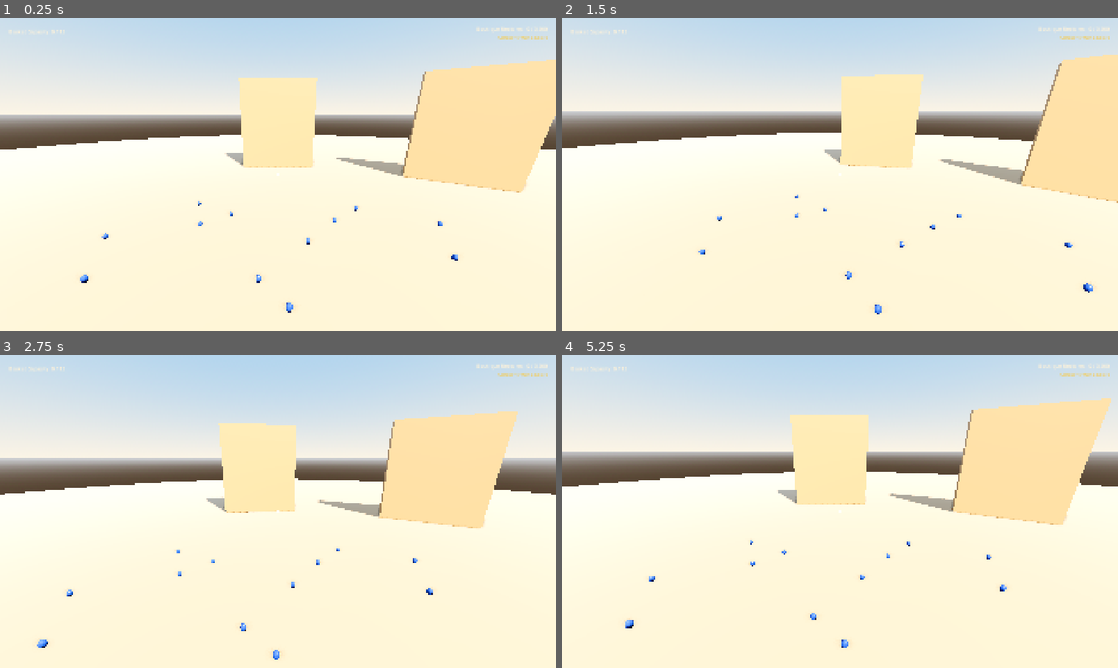
Above: before the commit, frames 1-4 (two rows, left to right).
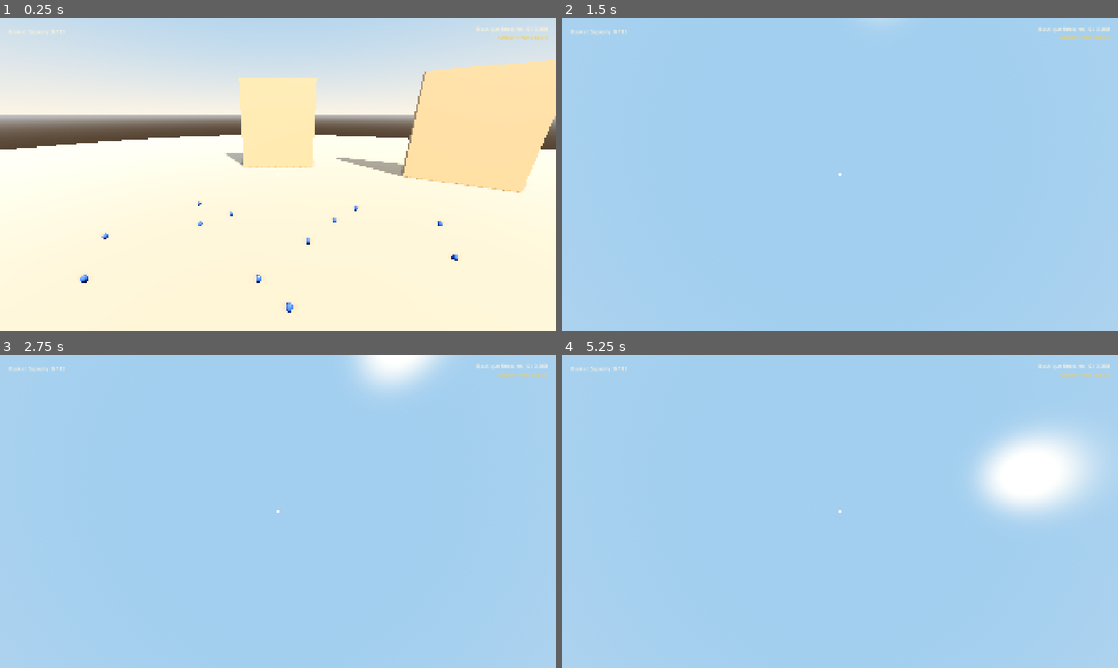
Above: after the commit, the same moments.

Repository: JS-Marinn/the-grand-eggsposition
Game: Godot game, scene res://scenes/main/game.tscn
Two runs of this game, one before a commit and one after it. Both use one fixed random seed, a clock stepped at 60 frames per second and the inputs below.
Inputs (mouse positions are in pixels of both pictures, inside the frame that each line leads up to):
- Up to frame 1 (0.25 s): no input
- Up to frame 2 (1.5 s): tap Enter at 0.5 s; move the mouse to (867, 174) at 0.52 s; press the mouse at (867, 174) at 0.53 s; hold Up (ui_up) from 0.53 s (still down); move the mouse to (812, 174) at 1.27 s; release the mouse at (812, 174) at 1.28 s; click (812, 174) at 1.35 s
- Up to frame 3 (2.75 s): keep holding Up (ui_up); tap Space at 2 s; move the mouse to (289, 505) at 2.02 s; hold Q (resonance_chime) from 2.03 s (still down); click (289, 505) at 2.3 s
- Up to frame 4 (5.25 s): keep holding Up (ui_up); tap Enter at 2.75, 4.25 s; move the mouse to (834, 517) at 2.77 s; release Q (resonance_chime) at 2.78 s; tap Shift (sprint) at 2.85 s; click (834, 517) at 3.05 s; tap Space at 3.5, 5 s; move the mouse to (878, 514) at 3.52 s; press the mouse at (878, 514) at 3.53 s; tap Escape (ui_cancel) at 4.15 s; move the mouse to (795, 508) at 4.27 s; release the mouse at (795, 508) at 4.28 s; click (795, 508) at 4.35 s; move the mouse to (845, 511) at 5.02 s; hold Q (resonance_chime) from 5.03 s (still down)

The runs differ from the first frame. In frame 2, 99% of the frame differs, in the area x 0-100%, y 0-100%; in frame 3, 96%; in frame 4, 99%.

Commit message:
fix(player): resolve camera rotation across mouse, arrow keys, and gamepad
- Moved mouse look processing from _unhandled_input to _input to prevent UI interception
- Set mouse_filter = 2 (IGNORE) on all HUD elements in hud.tscn
- Added click-to-capture behavior and Escape mouse-release toggle
- Added right-click drag rotation fallback
- Implemented smooth camera rotation via keyboard Arrow keys and Gamepad Right Stick
- Placed Camera3D (with current=true) and RayCast3D directly in player.tscn

Diff:
--- a/scenes/player/player.tscn
+++ b/scenes/player/player.tscn
@@ -14,3 +14,13 @@
 [node name="CollisionShape3D" type="CollisionShape3D" parent="."]
 transform = Transform3D(1, 0, 0, 0, 1, 0, 0, 0, 1, 0, 0.9, 0)
 shape = SubResource("CapsuleShape3D_player")
+
+[node name="Camera3D" type="Camera3D" parent="."]
+transform = Transform3D(1, 0, 0, 0, 0.951056, 0.309017, 0, -0.309017, 0.951056, 0, 1.65, 0)
+current = true
+fov = 80.0
+
+[node name="RayCast3D" type="RayCast3D" parent="Camera3D"]
+target_position = Vector3(0, 0, -2.8)
+collide_with_areas = true
+collide_with_bodies = true
--- a/scenes/ui/hud.tscn
+++ b/scenes/ui/hud.tscn
@@ -36,6 +36,7 @@
 offset_bottom = 3.0
 grow_horizontal = 2
 grow_vertical = 2
+mouse_filter = 2
 color = Color(1, 1, 1, 0.85)
 
 [node name="PromptContainer" type="PanelContainer" parent="."]
@@ -52,10 +53,12 @@
 offset_bottom = 60.0
 grow_horizontal = 2
 grow_vertical = 2
+mouse_filter = 2
 theme_override_styles/panel = SubResource("StyleBoxFlat_pill")
 
 [node name="PromptLabel" type="Label" parent="PromptContainer"]
 layout_mode = 2
+mouse_filter = 2
 theme_override_colors/font_color = Color(1, 0.95, 0.85, 1)
 theme_override_font_sizes/font_size = 14
 text = "[E] Interact"
@@ -65,11 +68,13 @@
 layout_mode = 1
 offset_right = 280.0
 offset_bottom = 70.0
+mouse_filter = 2
 theme_override_constants/margin_left = 30
 theme_override_constants/margin_top = 25
 
 [node name="BasketLabel" type="Label" parent="TopLeft"]
 layout_mode = 2
+mouse_filter = 2
 theme_override_colors/font_color = Color(1, 0.95, 0.85, 1)
 theme_override_font_sizes/font_size = 18
 text = "Basket: 0 / 12"
@@ -84,9 +89,11 @@
 offset_right = -30.0
 offset_bottom = 95.0
 grow_horizontal = 0
+mouse_filter = 2
 
 [node name="ProgressLabel" type="Label" parent="TopRight"]
 layout_mode = 2
+mouse_filter = 2
 theme_override_colors/font_color = Color(1, 0.95, 0.85, 1)
 theme_override_font_sizes/font_size = 18
 text = "Boutique Restored: 0 / 3,600"
@@ -94,6 +101,7 @@
 
 [node name="SealsLabel" type="Label" parent="TopRight"]
 layout_mode = 2
+mouse_filter = 2
 theme_override_colors/font_color = Color(0.95, 0.8, 0.35, 1)
 theme_override_font_sizes/font_size = 16
 text = "Wax Seals: 0"
--- a/scripts/player/player_controller.gd
+++ b/scripts/player/player_controller.gd
@@ -2,11 +2,12 @@
 extends CharacterBody3D
 
 ## First-person tactile player controller for The Grand Eggsposition.
-## Designed for smooth, responsive movement with zero stamina penalty.
+## Smooth boutique exploration with mouse look, arrow keys, and gamepad support.
 
 @export var move_speed: float = 4.2
 @export var sprint_speed: float = 6.8
-@export var mouse_sensitivity: float = 0.002
+@export var mouse_sensitivity: float = 0.003
+@export var key_look_speed: float = 2.4
 @export var reach_distance: float = 2.8
 
 var camera: Camera3D
@@ -14,37 +15,66 @@
 var camera_pitch: float = 0.0
 
 func _ready() -> void:
+	_setup_camera_and_raycast()
 	Input.mouse_mode = Input.MOUSE_MODE_CAPTURED
-	_setup_camera_and_raycast()
 
 func _setup_camera_and_raycast() -> void:
-	camera = Camera3D.new()
-	camera.position = Vector3(0, 1.65, 0) # Eye level
-	camera.fov = 80.0
-	camera_pitch = deg_to_rad(-18.0) # Cozy downward boutique perspective
-	camera.rotation.x = camera_pitch
-	add_child(camera)
+	camera = get_node_or_null("Camera3D")
+	if not camera:
+		camera = Camera3D.new()
+		camera.position = Vector3(0, 1.65, 0)
+		camera.fov = 80.0
+		add_child(camera)
 
-	raycast = RayCast3D.new()
-	raycast.target_position = Vector3(0, 0, -reach_distance)
-	raycast.collide_with_areas = true
-	raycast.collide_with_bodies = true
-	camera.add_child(raycast)
+	camera.current = true
+	camera_pitch = camera.rotation.x
+	if camera_pitch == 0.0:
+		camera_pitch = deg_to_rad(-18.0) # Cozy downward boutique perspective
+		camera.rotation.x = camera_pitch
 
-func _unhandled_input(event: InputEvent) -> void:
-	if event is InputEventMouseMotion and Input.mouse_mode == Input.MOUSE_MODE_CAPTURED:
-		rotate_y(-event.relative.x * mouse_sensitivity)
-		camera_pitch = clampf(camera_pitch - event.relative.y * mouse_sensitivity, -deg_to_rad(85), deg_to_rad(85))
-		camera.rotation.x = camera_pitch
+	raycast = camera.get_node_or_null("RayCast3D")
+	if not raycast:
+		raycast = RayCast3D.new()
+		raycast.target_position = Vector3(0, 0, -reach_distance)
+		raycast.collide_with_areas = true
+		raycast.collide_with_bodies = true
+		camera.add_child(raycast)
+
+func _input(event: InputEvent) -> void:
+	# Click window to capture cursor
+	if event is InputEventMouseButton and event.pressed:
+		if Input.mouse_mode != Input.MOUSE_MODE_CAPTURED:
+			Input.mouse_mode = Input.MOUSE_MODE_CAPTURED
+			get_viewport().set_input_as_handled()
+			return
+
+	# Escape key toggles mouse capture
+	if event.is_action_pressed("ui_cancel"):
+		if Input.mouse_mode == Input.MOUSE_MODE_CAPTURED:
+			Input.mouse_mode = Input.MOUSE_MODE_VISIBLE
+		else:
+			Input.mouse_mode = Input.MOUSE_MODE_CAPTURED
+		get_viewport().set_input_as_handled()
+		return
+
+	# Mouse look: active when cursor is captured OR when holding right-click
+	if event is InputEventMouseMotion:
+		var should_rotate: bool = (Input.mouse_mode == Input.MOUSE_MODE_CAPTURED) or (event.button_mask & MOUSE_BUTTON_MASK_RIGHT != 0)
+		if should_rotate:
+			rotate_y(-event.relative.x * mouse_sensitivity)
+			camera_pitch = clampf(camera_pitch - event.relative.y * mouse_sensitivity, -deg_to_rad(85), deg_to_rad(85))
+			if camera:
+				camera.rotation.x = camera_pitch
 
 	if event.is_action_pressed("resonance_chime"):
 		_trigger_resonance()
 
-	if event.is_action_pressed("interact_primary"):
+	if event.is_action_pressed("interact_primary") and Input.mouse_mode == Input.MOUSE_MODE_CAPTURED:
 		_handle_interaction()
 
 func _physics_process(delta: float) -> void:
 	_handle_movement(delta)
+	_handle_keyboard_gamepad_look(delta)
 	_update_raycast_hover()
 
 func _handle_movement(_delta: float) -> void:
@@ -75,7 +105,37 @@
 
 	move_and_slide()
 
+## Smooth camera rotation via Arrow keys and Gamepad Right Stick
+func _handle_keyboard_gamepad_look(delta: float) -> void:
+	var look_input: Vector2 = Vector2.ZERO
+
+	# Arrow keys look
+	if Input.is_physical_key_pressed(KEY_RIGHT) or Input.is_action_pressed("ui_right"):
+		look_input.x += 1.0
+	if Input.is_physical_key_pressed(KEY_LEFT) or Input.is_action_pressed("ui_left"):
+		look_input.x -= 1.0
+	if Input.is_physical_key_pressed(KEY_UP) or Input.is_action_pressed("ui_up"):
+		look_input.y -= 1.0
+	if Input.is_physical_key_pressed(KEY_DOWN) or Input.is_action_pressed("ui_down"):
+		look_input.y += 1.0
+
+	# Gamepad right analog stick
+	var stick_x: float = Input.get_joy_axis(0, JOY_AXIS_RIGHT_X)
+	var stick_y: float = Input.get_joy_axis(0, JOY_AXIS_RIGHT_Y)
+	if absf(stick_x) > 0.15:
+		look_input.x += stick_x
+	if absf(stick_y) > 0.15:
+		look_input.y += stick_y
+
+	if look_input != Vector2.ZERO:
+		rotate_y(-look_input.x * key_look_speed * delta)
+		camera_pitch = clampf(camera_pitch - look_input.y * key_look_speed * delta, -deg_to_rad(85), deg_to_rad(85))
+		if camera:
+			camera.rotation.x = camera_pitch
+
 func _update_raycast_hover() -> void:
+	if not raycast:
+		return
 	var hud: HUD = get_tree().root.find_child("HUD", true, false) as HUD
 	if not raycast.is_colliding():
 		if hud:
@@ -95,7 +155,7 @@
 			hud.hide_prompt()
 
 func _handle_interaction() -> void:
-	if not raycast.is_colliding():
+	if not raycast or not raycast.is_colliding():
 		return
 	var collider = raycast.get_collider()
 	if collider is EggActor:
